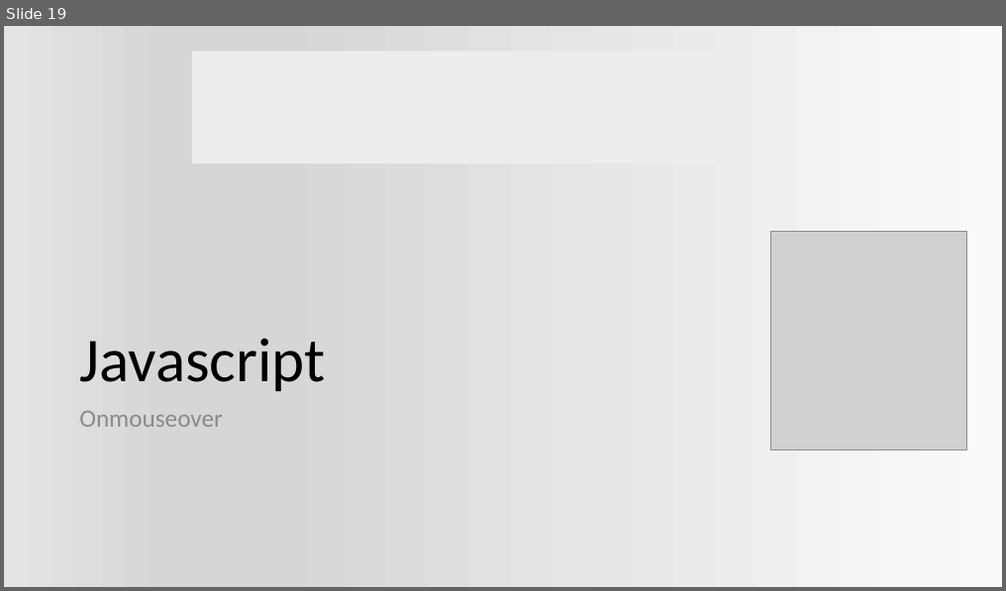
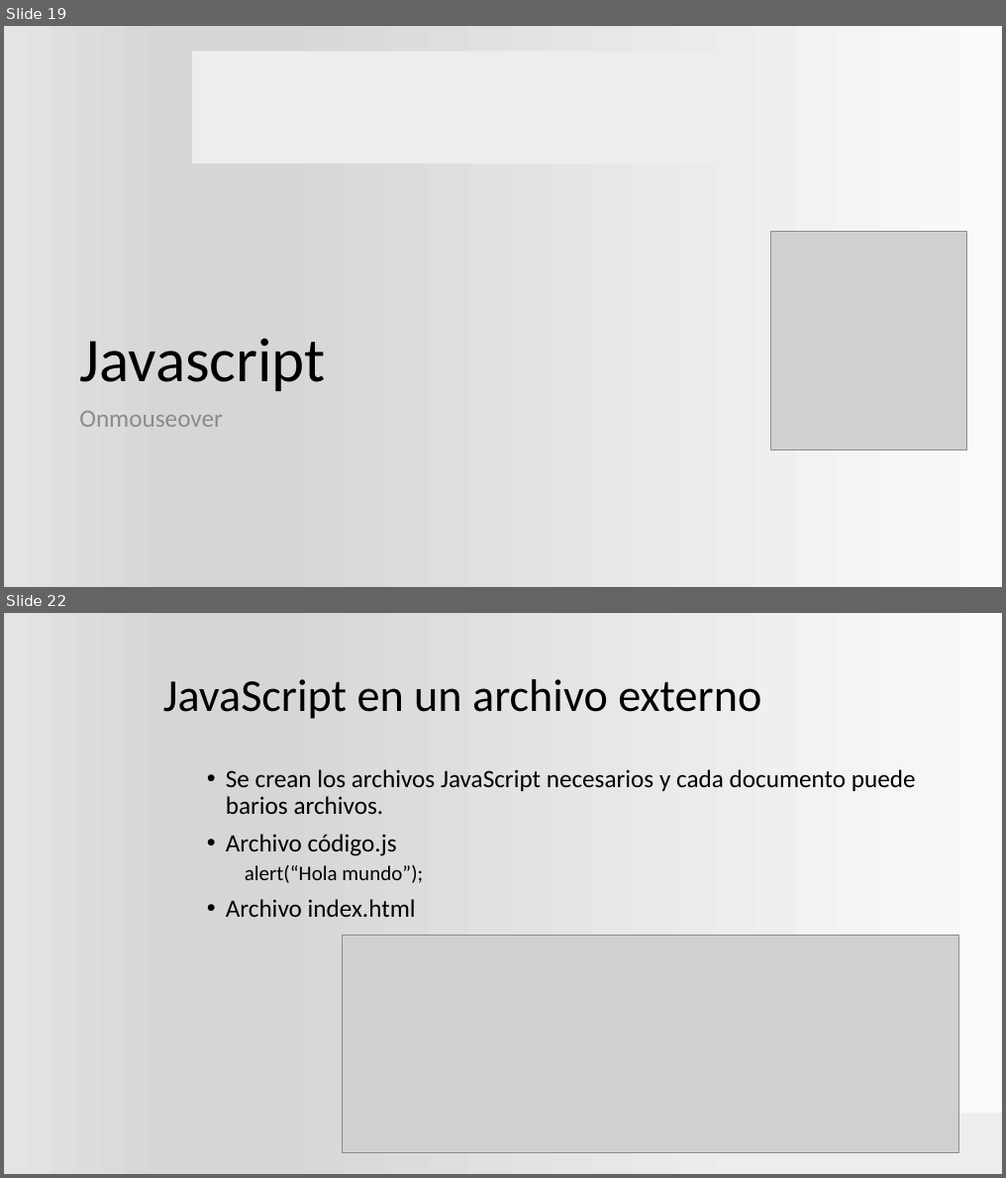
Before and after one commit to ProfVillegas/CECyTe, a slide deck: Aplicacion_js.pptx. Shown one above the other, each under a label of ours: slide 19 before the commit, slides 19 and 22 after it; the slides between them are not shown. The pictures are 1006x591 and 1006x1178 pixels, drawn with LibreOffice and Linux fonts; fonts in the diff are those of the drawing; grey boxes stand for pictures; background and template pictures are left out. Boxes give left, top, right and bottom in pixels: in the first picture for what was removed or moved away, otherwise in the second. Text is boxed around its words. In the diff, an @@ line names an element or a change of style, - is before the commit and + after.

```diff
--- a/Aplicacion_js.pptx
+++ b/Aplicacion_js.pptx
@@ slide 22 added at (4,613,1002,1174), background gradient #FAFAFA to #D7D7D7 to #E4E4E4 @@
@@ title added at (163,679,761,719), 44 pt, text #000000 @@
+JavaScript en un archivo externo
@@ text added at (226,769,916,917), 24 pt, text #000000 @@
+• Se crean los archivos JavaScript necesarios y cada documento puede barios archivos.
+• Archivo código.js
+  alert(“Hola mundo”);
+• Archivo index.html
@@ picture added at (343,935,958,1154) @@
@@ rectangle added at (719,1114,1002,1174), fill #EDEDED @@
```
Also in this commit, not shown: 1 slide changed, 28 other slides added, 1 other file.
